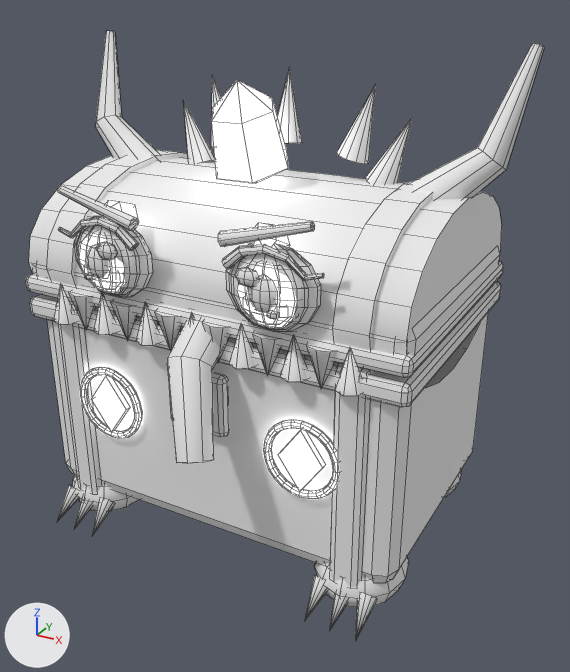
A saved change to the FBX model Assets/_Game/Resources/Art/Enemies/elite_mimic/elite_mimic.fbx.
One viewpoint serves both versions: a camera (50 mm lens) standing at (0.601, -1.047, 0.848) and looking at (0.05, -0.046, 0.347). The axes (+X, +Y, +Z) are drawn at lower left. The lights are the same throughout. The picture after the commit comes second. Mesh edges are drawn as thin lines. Vertices at exactly the same position are counted once.

The first picture shows 'Body'.
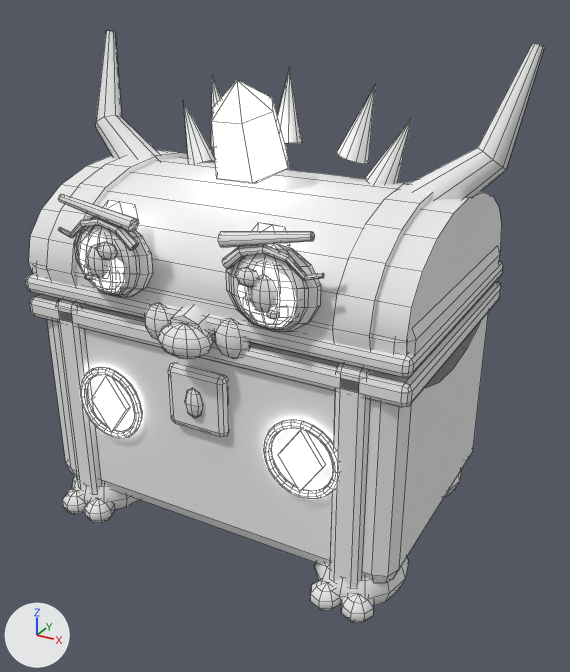
The change in detail:
me_body is used by ob_body; location (0.0, 0.0, 0.0).
me_body had 2434 vertices, 2566 faces and spanned x -0.367..0.367, y -0.325..0.222, z 0.0..0.783.
me_body now has 2509 vertices, 2687 faces and spans x -0.367..0.367, y -0.27..0.222, z 0.0..0.783.
me_body part 1: a new loose piece, a UV sphere (8 segments, 5 rings, poles along z) spanning x -0.089..-0.031, y -0.229..-0.201, z 0.38..0.44, in mat_m_toon (white #e7e7e7).
me_body part 2: a new loose piece, a UV sphere (8 segments, 5 rings, poles along z) spanning x 0.031..0.089, y -0.229..-0.201, z 0.38..0.44, in mat_m_toon (white #e7e7e7).
me_body part 3: a new loose piece, a UV sphere (12 segments, 6 rings, poles along z) spanning x -0.042..0.042, y -0.27..-0.21, z 0.38..0.43, in mat_m_toon (white #e7e7e7).
me_body part 4: the loose piece of 16 vertices spanning x -0.198..-0.067, y -0.256..-0.236, z 0.551..0.599 is turned -4.8 degrees about the y axis through its middle and scaled by 0.982, then moved by (0.0, 0.0, -0.007).
me_body part 5: the loose piece of 16 vertices spanning x 0.067..0.198, y -0.256..-0.236, z 0.551..0.599 is turned 4.8 degrees about the y axis through its middle and scaled by 0.982, then moved by (0.0, 0.0, -0.007).
me_body part 6: a new loose piece, a UV sphere (8 segments, 5 rings, poles along z) spanning x -0.29..-0.24, y -0.245..-0.195, z 0.013..0.057, in mat_m_toon (white #e7e7e7).
me_body part 7: a new loose piece, a UV sphere (8 segments, 5 rings, poles along z) spanning x -0.24..-0.19, y -0.245..-0.195, z 0.013..0.057, in mat_m_toon (white #e7e7e7).
me_body part 8: a new loose piece, a UV sphere (8 segments, 5 rings, poles along z) spanning x 0.19..0.24, y -0.245..-0.195, z 0.013..0.057, in mat_m_toon (white #e7e7e7).
me_body part 9: a new loose piece, a UV sphere (8 segments, 5 rings, poles along z) spanning x 0.24..0.29, y -0.245..-0.195, z 0.013..0.057, in mat_m_toon (white #e7e7e7).
me_body part 10: a new loose piece of 24 vertices spanning x -0.04..0.04, y -0.242..0.008, z 0.361..0.466, in mat_m_toon (white #e7e7e7).
me_body part 11: 18 loose pieces with 174 vertices, spanning x -0.289..0.289, y -0.26..-0.191, z 0.01..0.44, are deleted.
Part 12, on me_body:
41 vertices are removed from x -0.045..0.076, y -0.325..0.009, z 0.25..0.469.
45 faces are deleted.

Boxes [x1, y1, x2, y2] around the edits, measured in the pictures (570 x 672 px; the box of a moved part takes in the faces that stretch with it):
'Body', reshaped
    before: [26, 30, 544, 641]
    after: [26, 30, 544, 623]
part 1 of me_body, added
    after: [145, 303, 170, 340]
part 2 of me_body, added
    after: [214, 318, 250, 358]
part 3 of me_body, added
    after: [157, 322, 213, 359]
part 4 of me_body, moved or reshaped
    before: [58, 185, 139, 231]
    after: [58, 194, 139, 232]
part 5 of me_body, moved or reshaped
    before: [218, 222, 315, 247]
    after: [218, 232, 315, 248]
part 6 of me_body, added
    after: [62, 489, 86, 515]
part 7 of me_body, added
    after: [84, 498, 115, 523]
part 8 of me_body, added
    after: [310, 580, 341, 611]
part 9 of me_body, added
    after: [341, 594, 374, 623]
part 10 of me_body, added
    after: [170, 305, 214, 339]
part 11 of me_body, deleted
    before: [54, 284, 377, 641]
part 12 of me_body, deleted
    before: [167, 312, 222, 464]
